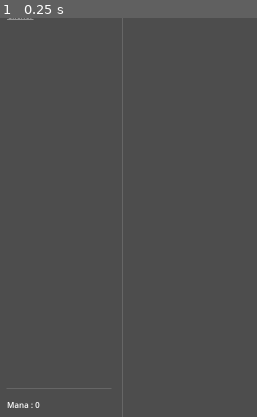
Above: before the commit, frame 1.
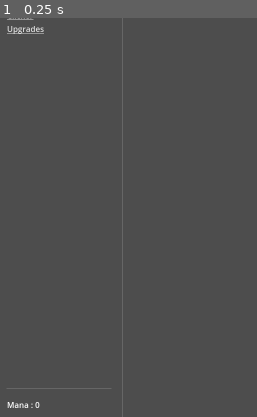
Above: after the commit, the same moment.

Repository: Beosti/wizard
Game: Godot game, scene res://scenes/game/main.tscn
The game is run twice, just before and just after one commit, with the same random seed, the same clock (stepped at 60 frames per second) and the same inputs.
Inputs:
- Up to frame 1 (0.25 s): no input
The pictures show only the part of the screen within x 0-50%, y 4-54%; the shares and areas given below are measured in that part.

The runs differ from the first frame. In frame 1, 0.2% of the frame differs, in the area x 2-18%, y 2-5%.

Commit message:
made an upgrade 'page'

Diff:
--- /dev/null
+++ b/wizard/scenes/userinterface/upgrade.gd
@@ -0,0 +1,16 @@
+class_name Upgrade
+extends Control
+
+@export var view : UserInterface.Views;
+@export var user_interface : UserInterface;
+
+func _ready() -> void:
+	visible = false;
+	user_interface.navigation_requested.connect(_on_navigation_request)
+
+func _on_navigation_request(requested_view : UserInterface.Views) -> void:
+	if requested_view == view:
+		visible = true;
+		return;
+
+	visible = false;
--- /dev/null
+++ b/wizard/scenes/userinterface/upgrade.tscn
@@ -0,0 +1,106 @@
+[gd_scene load_steps=2 format=3 uid="uid://cblpsvdur8lqd"]
+
+[ext_resource type="Script" path="res://scenes/userinterface/upgrade.gd" id="1_p4gph"]
+
+[node name="Upgrade" type="Control"]
+layout_mode = 3
+anchors_preset = 15
+anchor_right = 1.0
+anchor_bottom = 1.0
+grow_horizontal = 2
+grow_vertical = 2
+script = ExtResource("1_p4gph")
+view = 2
+
+[node name="MarginContainer" type="MarginContainer" parent="."]
+layout_mode = 1
+anchors_preset = 15
+anchor_right = 1.0
+anchor_bottom = 1.0
+grow_horizontal = 2
+grow_vertical = 2
+theme_override_constants/margin_left = 16
+theme_override_constants/margin_top = 16
+theme_override_constants/margin_right = 16
+theme_override_constants/margin_bottom = 16
+
+[node name="VBoxContainer" type="VBoxContainer" parent="MarginContainer"]
+layout_mode = 2
+theme_override_constants/separation = 8
+
+[node name="HeaderLarge" type="Label" parent="MarginContainer/VBoxContainer"]
+layout_mode = 2
+theme_type_variation = &"HeaderLarge"
+text = "Upgrades"
+
+[node name="MarginContainer" type="MarginContainer" parent="MarginContainer/VBoxContainer"]
+layout_mode = 2
+theme_override_constants/margin_left = 16
+theme_override_constants/margin_right = 16
+
+[node name="HSeparator" type="HSeparator" parent="MarginContainer/VBoxContainer/MarginContainer"]
+layout_mode = 2
+
+[node name="MarginContainer2" type="MarginContainer" parent="MarginContainer/VBoxContainer"]
+layout_mode = 2
+theme_override_constants/margin_left = 64
+theme_override_constants/margin_right = 64
+
+[node name="ClickerUpgrade" type="Control" parent="MarginContainer/VBoxContainer/MarginContainer2"]
+custom_minimum_size = Vector2(0, 160)
+layout_mode = 2
+
+[node name="Panel" type="Panel" parent="MarginContainer/VBoxContainer/MarginContainer2/ClickerUpgrade"]
+layout_mode = 1
+anchors_preset = 15
+anchor_right = 1.0
+anchor_bottom = 1.0
+grow_horizontal = 2
+grow_vertical = 2
+
+[node name="MarginContainer" type="MarginContainer" parent="MarginContainer/VBoxContainer/MarginContainer2/ClickerUpgrade"]
+layout_mode = 1
+anchors_preset = 15
+anchor_right = 1.0
+anchor_bottom = 1.0
+grow_horizontal = 2
+grow_vertical = 2
+theme_override_constants/margin_left = 16
+theme_override_constants/margin_top = 16
+theme_override_constants/margin_right = 16
+theme_override_constants/margin_bottom = 16
+
+[node name="HBoxContainer" type="HBoxContainer" parent="MarginContainer/VBoxContainer/MarginContainer2/ClickerUpgrade/MarginContainer"]
+layout_mode = 2
+theme_override_constants/separation = 32
+
+[node name="UpgradeText" type="Control" parent="MarginContainer/VBoxContainer/MarginContainer2/ClickerUpgrade/MarginContainer/HBoxContainer"]
+layout_mode = 2
+size_flags_horizontal = 3
+
+[node name="VBoxContainer" type="VBoxContainer" parent="MarginContainer/VBoxContainer/MarginContainer2/ClickerUpgrade/MarginContainer/HBoxContainer/UpgradeText"]
+layout_mode = 1
+anchors_preset = 15
+anchor_right = 1.0
+anchor_bottom = 1.0
+grow_horizontal = 2
+grow_vertical = 2
+
+[node name="Title" type="Label" parent="MarginContainer/VBoxContainer/MarginContainer2/ClickerUpgrade/MarginContainer/HBoxContainer/UpgradeText/VBoxContainer"]
+layout_mode = 2
+theme_type_variation = &"HeaderMedium"
+text = "Upgrade title"
+
+[node name="Description" type="RichTextLabel" parent="MarginContainer/VBoxContainer/MarginContainer2/ClickerUpgrade/MarginContainer/HBoxContainer/UpgradeText/VBoxContainer"]
+layout_mode = 2
+size_flags_vertical = 3
+bbcode_enabled = true
+text = "Upgrade description
+Effect:
+Cost: "
+fit_content = true
+
+[node name="PurchaseButton" type="Button" parent="MarginContainer/VBoxContainer/MarginContainer2/ClickerUpgrade/MarginContainer/HBoxContainer"]
+custom_minimum_size = Vector2(240, 0)
+layout_mode = 2
+text = "Purchase"
--- a/wizard/scenes/userinterface/user_interface.gd
+++ b/wizard/scenes/userinterface/user_interface.gd
@@ -4,6 +4,7 @@
 enum Views {
 	GENERATOR,
 	CLICKER,
+	UPGRADE,
 }
 
 signal navigation_requested(view : Views)
@@ -15,3 +16,6 @@
 
 func _on_generator_link_pressed() -> void:
 	navigation_requested.emit(Views.GENERATOR)
+
+func _on_upgrade_link_pressed() -> void:
+	navigation_requested.emit(Views.UPGRADE);
--- a/wizard/scenes/userinterface/user_interface.tscn
+++ b/wizard/scenes/userinterface/user_interface.tscn
@@ -1,9 +1,10 @@
-[gd_scene load_steps=5 format=3 uid="uid://cm2h62nk22roj"]
+[gd_scene load_steps=6 format=3 uid="uid://cm2h62nk22roj"]
 
 [ext_resource type="PackedScene" uid="uid://ku5cpblk3cjd" path="res://scenes/mana_generator.tscn" id="1_5ctoi"]
 [ext_resource type="Script" path="res://scenes/userinterface/user_interface.gd" id="1_al6o8"]
 [ext_resource type="Script" path="res://scripts/userinterface/mana_label.gd" id="2_yhads"]
 [ext_resource type="PackedScene" uid="uid://cxrdvccsnycfy" path="res://scenes/clicker.tscn" id="3_5ueiw"]
+[ext_resource type="PackedScene" uid="uid://cblpsvdur8lqd" path="res://scenes/userinterface/upgrade.tscn" id="5_1qbht"]
 
 [node name="UserInterface" type="Control"]
 layout_mode = 3
@@ -61,6 +62,10 @@
 layout_mode = 2
 text = "Clicker"
 
+[node name="UpgradeLink" type="LinkButton" parent="HBoxContainer/LeftPanel/VBoxContainer/Navigator/MarginContainer/VBoxContainer"]
+layout_mode = 2
+text = "Upgrades"
+
 [node name="MarginContainer" type="MarginContainer" parent="HBoxContainer/LeftPanel/VBoxContainer"]
 layout_mode = 2
 theme_override_constants/margin_left = 16
@@ -114,5 +119,10 @@
 view = 1
 user_interface = NodePath("../../..")
 
+[node name="Upgrade" parent="HBoxContainer/MainView" node_paths=PackedStringArray("user_interface") instance=ExtResource("5_1qbht")]
+layout_mode = 1
+user_interface = NodePath("../../..")
+
 [connection signal="pressed" from="HBoxContainer/LeftPanel/VBoxContainer/Navigator/MarginContainer/VBoxContainer/GeneratorLink" to="." method="_on_generator_link_pressed"]
 [connection signal="pressed" from="HBoxContainer/LeftPanel/VBoxContainer/Navigator/MarginContainer/VBoxContainer/ClickerLink" to="." method="_on_clicker_link_pressed"]
+[connection signal="pressed" from="HBoxContainer/LeftPanel/VBoxContainer/Navigator/MarginContainer/VBoxContainer/UpgradeLink" to="." method="_on_upgrade_link_pressed"]
